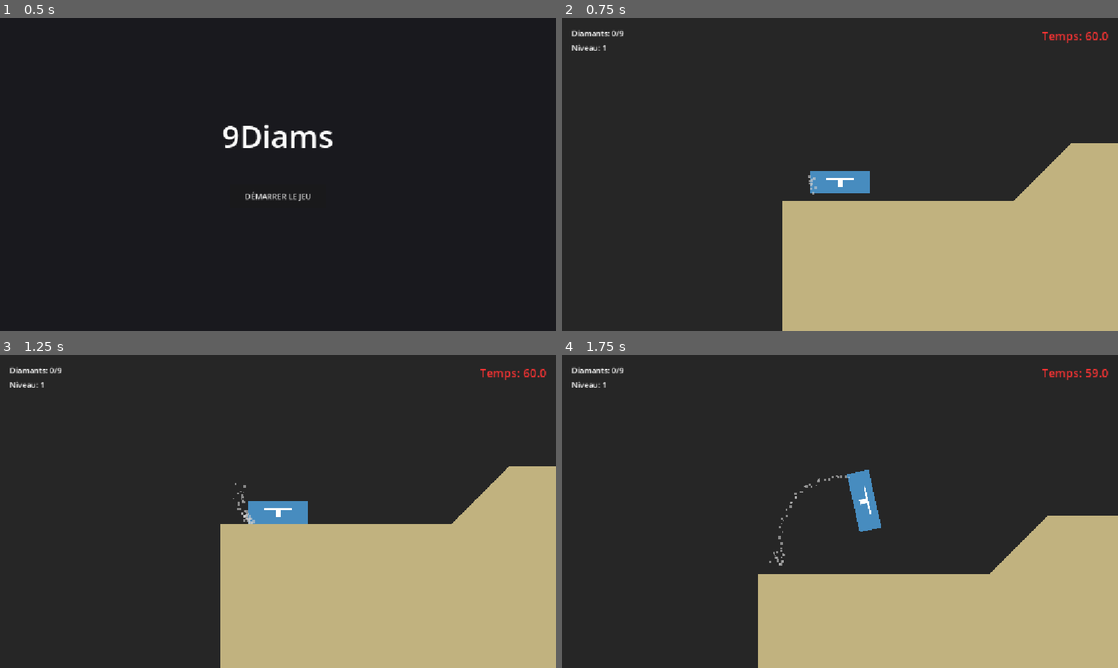
Above: before the commit, frames 1-4 (two rows, left to right).
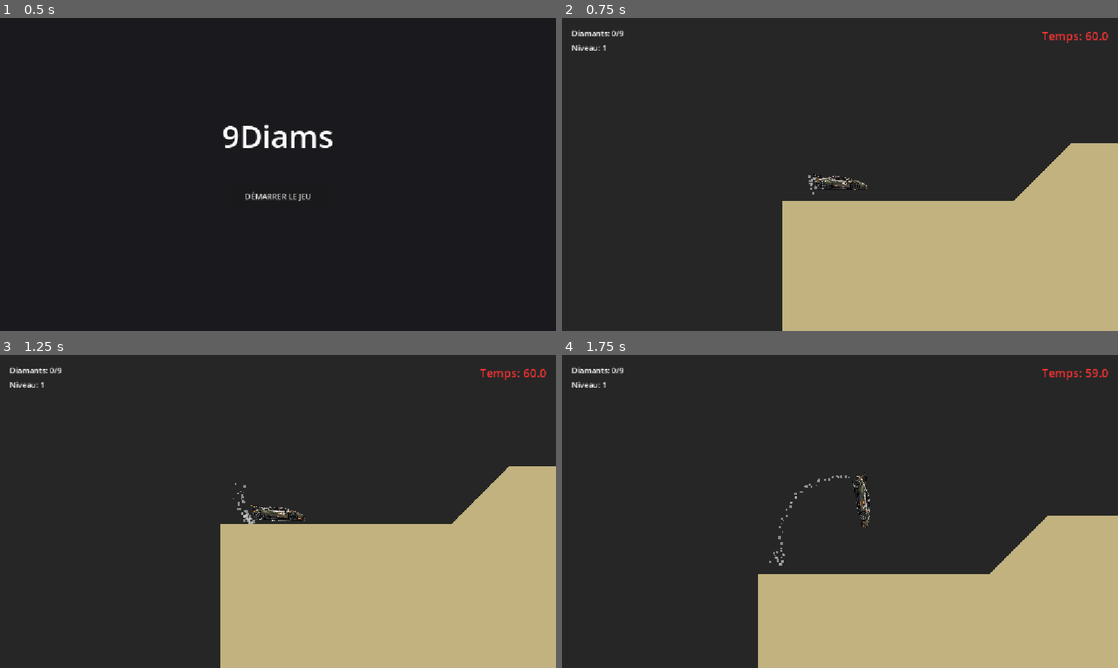
Above: after the commit, the same moments.

Repository: bergalli/louis
Game: Godot game, scene res://scenes/MainMenu.tscn
The game is run twice, just before and just after one commit, with the same random seed, the same clock (stepped at 60 frames per second) and the same inputs.
Inputs:
- Up to frame 1 (0.5 s): no input
- Up to frame 2 (0.75 s): click "DÉMARRER LE JEU" at 0.5 s
- Up to frame 3 (1.25 s): no input
- Up to frame 4 (1.75 s): tap Enter (ui_accept) at 1.25, 1.52 s; hold Right (ui_right) from 1.28 s (still down)

Frame 1 is identical in both runs. In frame 2, 0.8% of the frame differs, in the area x 44-56%, y 48-56%; in frame 3, 0.8%, in the area x 44-56%, y 46-54%; in frame 4, 0.8%.

Commit message:
player lambo

Diff:
--- a/scenes/Player.tscn
+++ b/scenes/Player.tscn
@@ -1,7 +1,7 @@
 [gd_scene load_steps=4 format=3]
 
 [ext_resource type="Script" path="res://scripts/Player.gd" id="1_script"]
-[ext_resource type="Texture2D" path="res://icon.svg" id="2_sprite"]
+[ext_resource type="Texture2D" path="res://assets/textures/player/Lamborghini-Huracan-Trofeo-EVO2-4.png" id="2_sprite"]
 
 [sub_resource type="RectangleShape2D" id="RectangleShape2D_player"]
 size = Vector2(100, 40)
@@ -10,7 +10,7 @@
 script = ExtResource("1_script")
 
 [node name="Sprite2D" type="Sprite2D" parent="."]
-scale = Vector2(0.8, 0.3)
+scale = Vector2(0.055, 0.055)
 texture = ExtResource("2_sprite")
 
 [node name="CollisionShape2D" type="CollisionShape2D" parent="."]
Binary file added: assets/textures/player/Lamborghini-Huracan-Trofeo-EVO2-4.png
